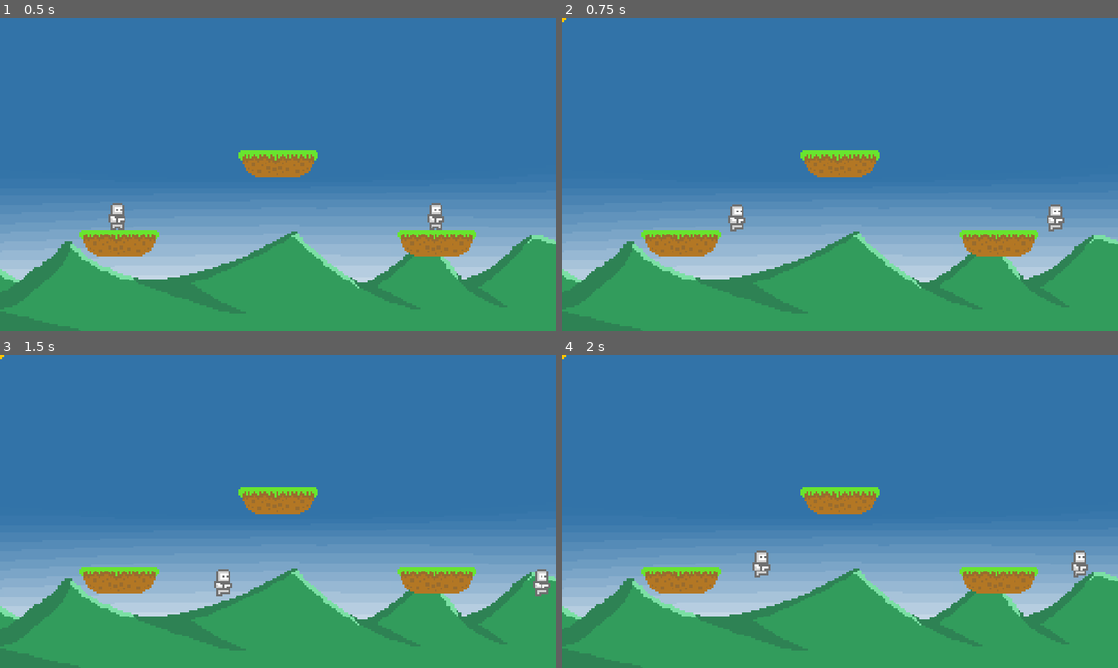
Above: before the commit, frames 1-4 (two rows, left to right).
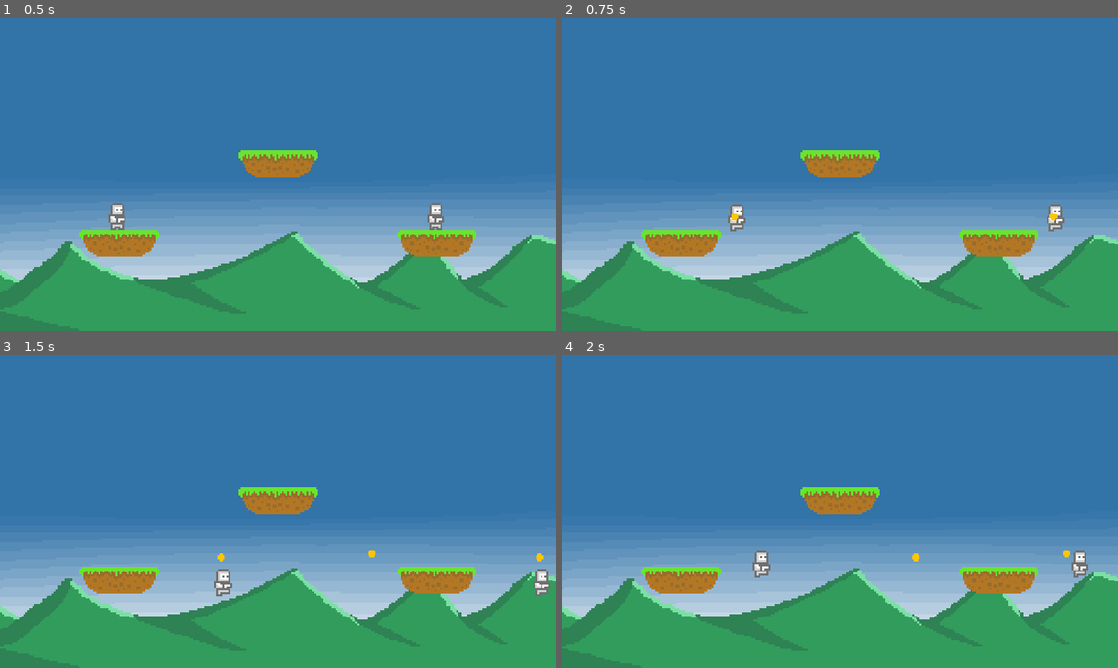
Above: after the commit, the same moments.

Repository: beltranbot/godot-multiplayer-game
Game: Godot game, scene res://Scenes/main.tscn
Two runs of this game, one before a commit and one after it. Both use one fixed random seed, a clock stepped at 60 frames per second and the inputs below. The project has no main scene, so this scene is started directly.
Inputs (mouse positions are in pixels of both pictures, inside the frame that each line leads up to):
- Up to frame 1 (0.5 s): no input
- Up to frame 2 (0.75 s): tap Enter at 0.5 s; move the mouse to (962, 158) at 0.52 s; hold D (move_right) from 0.53 s (still down); click (962, 158) at 0.6 s
- Up to frame 3 (1.5 s): keep holding D (move_right); tap Space (jump) at 0.77 s; move the mouse to (166, 527) at 1.27 s; click (166, 527) at 1.35 s
- Up to frame 4 (2 s): keep holding D (move_right); tap Space (jump) at 1.52 s

Frame 1 is identical in both runs. In frame 2, less than 0.1% of the frame differs, in the area x 0-90%, y 0-65%; in frame 3, less than 0.1%, in the area x 0-98%, y 0-66%; in frame 4, less than 0.1%.

Commit message:
added attack rate timer and project spawning

Diff:
--- a/Scenes/player.tscn
+++ b/Scenes/player.tscn
@@ -78,6 +78,5 @@
 
 [node name="AttackRateTimer" type="Timer" parent="."]
 wait_time = 0.3
-autostart = true
 
 [connection signal="timeout" from="AttackRateTimer" to="." method="_on_attack_rate_timer_timeout"]
--- a/Scripts/player.gd
+++ b/Scripts/player.gd
@@ -9,9 +9,10 @@
 var can_shoot: bool = true
 
 @onready var sprite: AnimatedSprite2D = $AnimatedSprite2D
+@onready var attackRateTimer: Timer = $AttackRateTimer
 
 func _ready() -> void:
-	reset_players()
+	self.reset_players()
 
 func _physics_process(delta: float) -> void:
 	if not is_on_floor():
@@ -51,12 +52,15 @@
 
 
 func _on_attack_rate_timer_timeout() -> void:
-	pass
+	self.can_shoot = true
 
 
 func shoot_projectile() -> void:
-	if can_shoot:
+	if self.can_shoot:
 		var projectile_instance : Area2D = projectile.instantiate()
 		get_parent().add_child(projectile_instance)
+		projectile_instance.position = position
+		projectile_instance.direction = -1 if $AnimatedSprite2D.flip_h else 1
+		self.attackRateTimer.start()
 
-	can_shoot = false
+	self.can_shoot = false
--- a/Scripts/projectile.gd
+++ b/Scripts/projectile.gd
@@ -5,3 +5,7 @@
 
 func _process(delta):
 	position.x += speed * delta * direction
+
+func _ready():
+	if direction == 0:
+		direction = 1
